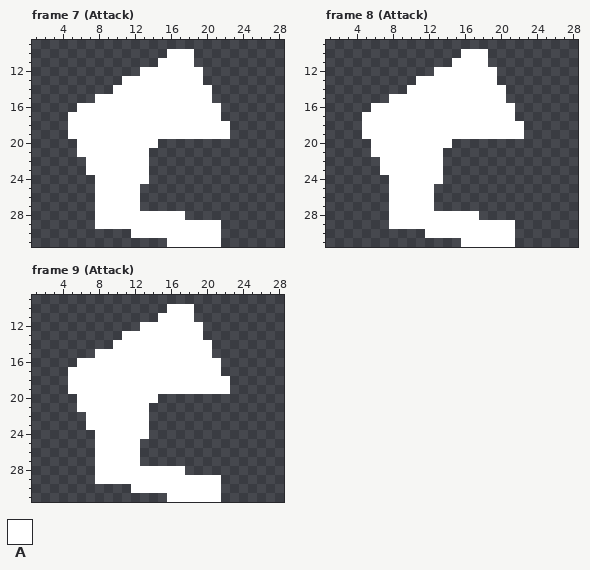
A pixel-art file gets an edit: Assets/Sprites/FamiliarDog.aseprite. That is the earlier state.
32x32 pixels, 10 frames. Shown: frame 7 (Attack): x 1..28, y 9..31; frame 8 (Attack): x 1..28, y 9..31; frame 9 (Attack): x 1..28, y 9..31. The commit also changed other frames, which this record leaves out.
Palette (. is transparent): A #ffffff
Pixels before, frame 7 (Attack), first column x 5:
10 ...........AAA....
11 ..........AAAA....
12 ........AAAAAAA...
13 ......AAAAAAAAA...
14 .....AAAAAAAAAAA..
15 ...AAAAAAAAAAAAA..
16 .AAAAAAAAAAAAAAAA.
17 AAAAAAAAAAAAAAAAA.
18 AAAAAAAAAAAAAAAAAA
19 AAAAAAAAAAAAAAAAAA
20 .AAAAAAAAA........
21 .AAAAAAAA.........
22 ..AAAAAAA.........
23 ..AAAAAAA.........
24 ...AAAAAA.........
25 ...AAAAA..........
26 ...AAAAA..........
27 ...AAAAA..........
28 ...AAAAAAAAAA.....
29 ...AAAAAAAAAAAAAA.
30 .......AAAAAAAAAA.
31 ...........AAAAAA.
Pixels before, frame 8 (Attack), first column x 5:
10 ...........AAA....
11 ..........AAAA....
12 ........AAAAAAA...
13 ......AAAAAAAAA...
14 .....AAAAAAAAAAA..
15 ...AAAAAAAAAAAAA..
16 .AAAAAAAAAAAAAAAA.
17 AAAAAAAAAAAAAAAAA.
18 AAAAAAAAAAAAAAAAAA
19 AAAAAAAAAAAAAAAAAA
20 .AAAAAAAAA........
21 .AAAAAAAA.........
22 ..AAAAAAA.........
23 ..AAAAAAA.........
24 ...AAAAAA.........
25 ...AAAAA..........
26 ...AAAAA..........
27 ...AAAAA..........
28 ...AAAAAAAAAA.....
29 ...AAAAAAAAAAAAAA.
30 .......AAAAAAAAAA.
31 ...........AAAAAA.
Pixels before, frame 9 (Attack), first column x 5:
10 ...........AAA....
11 ..........AAAA....
12 ........AAAAAAA...
13 ......AAAAAAAAA...
14 .....AAAAAAAAAAA..
15 ...AAAAAAAAAAAAA..
16 .AAAAAAAAAAAAAAAA.
17 AAAAAAAAAAAAAAAAA.
18 AAAAAAAAAAAAAAAAAA
19 AAAAAAAAAAAAAAAAAA
20 .AAAAAAAAA........
21 .AAAAAAAA.........
22 ..AAAAAAA.........
23 ..AAAAAAA.........
24 ...AAAAAA.........
25 ...AAAAA..........
26 ...AAAAA..........
27 ...AAAAA..........
28 ...AAAAAAAAAA.....
29 ...AAAAAAAAAAAAAA.
30 .......AAAAAAAAAA.
31 ...........AAAAAA.
The result:
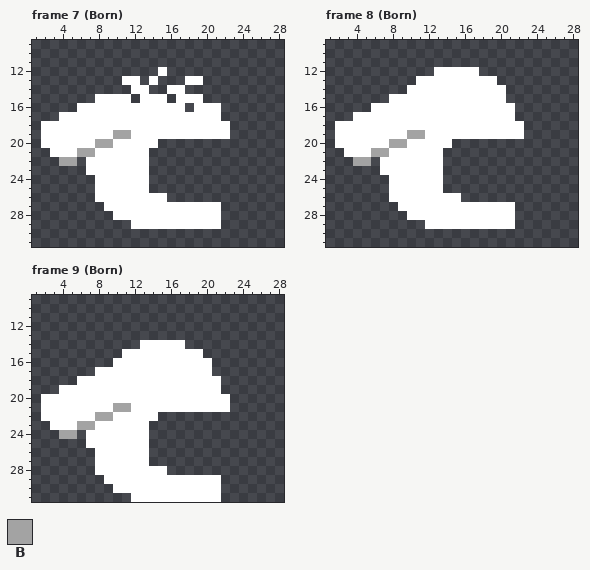
Colours new in this view: B #a3a3a3
What changed:
Frame 7 (Born):
The author put colour A in row 17 at x 4; in rows 18 to 19 at x 2 to 4; in row 20 at x 2 to 5; in row 21 at x 3 to 5; in row 25 at x 13; in row 26 at x 13 to 15.
The author put colour A in row 27 at x 13 to 21; in row 28 at x 18 to 21.
The author put colour B in row 22 at x 4 to 5.
Colour A becomes colour B in row 19 at x 10 to 11; in row 20 at x 8 to 9; in row 21 at x 6 to 7.
Colour A is removed in row 10 at x 16 to 18; in row 11 at x 15 to 18; in row 12 at x 13 to 14 and 16 to 19; in row 13 at x 13 and 15 to 17; in row 14 at x 10 to 11, 14 to 15 and 18 to 20; in row 15 at x 12, 16 and 20.
Colour A is removed in row 16 at x 18; in row 27 at x 8; in row 28 at x 8 to 9; in row 29 at x 8 to 11; in row 30 at x 12 to 21; in row 31 at x 16 to 21.
Frame 8 (Born):
The author put colour A in row 17 at x 4; in rows 18 to 19 at x 2 to 4; in row 20 at x 2 to 5; in row 21 at x 3 to 5; in row 25 at x 13; in row 26 at x 13 to 15.
The author put colour A in row 27 at x 13 to 21; in row 28 at x 18 to 21.
The author put colour B in row 22 at x 4 to 5.
Colour A becomes colour B in row 19 at x 10 to 11; in row 20 at x 8 to 9; in row 21 at x 6 to 7.
Colour A is removed in row 10 at x 16 to 18; in row 11 at x 15 to 18; in row 12 at x 18 to 19; in row 27 at x 8; in row 28 at x 8 to 9; in row 29 at x 8 to 11.
Colour A is removed in row 30 at x 12 to 21; in row 31 at x 16 to 21.
Frame 9 (Born):
The author put colour A in row 19 at x 4; in row 20 at x 2 to 5 and 15 to 22; in row 21 at x 2 to 5 and 14 to 22; in row 22 at x 2 to 6 and 14; in row 23 at x 3 to 5; in row 24 at x 7.
The author put colour A in row 25 at x 7 and 13; in rows 26 to 27 at x 13; in row 30 at x 10 to 11; in row 31 at x 12 to 15.
The author put colour B in row 23 at x 6; in row 24 at x 4 to 5.
Colour A becomes colour B in row 21 at x 10 to 11; in row 22 at x 8 to 9; in row 23 at x 7.
Colour A is removed in row 10 at x 16 to 18; in row 11 at x 15 to 18; in row 12 at x 13 to 19; in row 13 at x 11 to 19; in row 14 at x 10 to 12 and 18 to 20; in row 15 at x 8 to 10 and 20.
Colour A is removed in row 16 at x 6 to 9 and 21; in row 17 at x 5 to 7 and 21; in row 18 at x 5 and 22; in row 19 at x 22; in row 28 at x 16 to 17; in row 29 at x 8.
